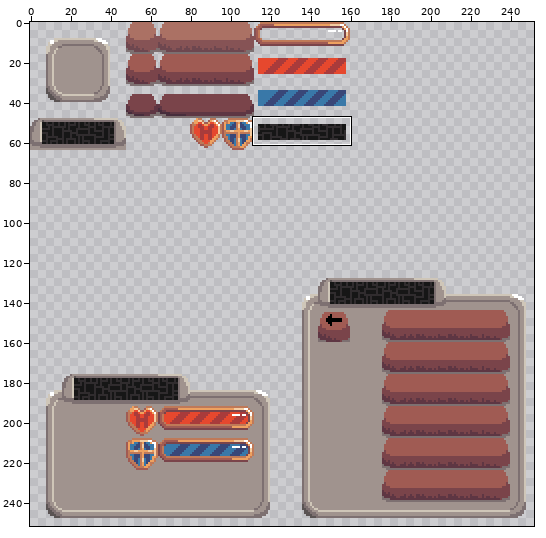
Sprite sheet -- Alchemy Engines/assets/UI.png. The first picture is a wide view before the edit; the outline marks the close-up.
Close-up. First the earlier version:
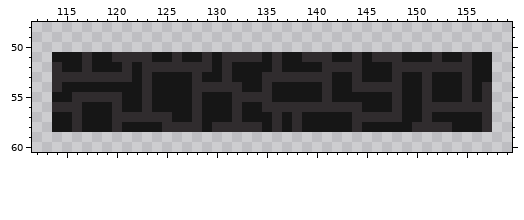
The file is 256x256 pixels. Shown: x 112..159, y 48..60. The wide view leaves out empty margins. The commit also changed other parts of the picture, which this record leaves out.
Once edited:
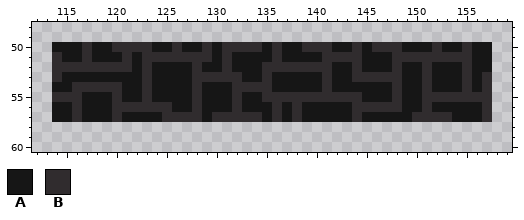
Palette (. is transparent): A #161616  B #302c2e
Edits made:
y 50: x 114..157 ............................................ -> AAABAABBBBAABAABABBBBABAABBBAABABBBAAABAABAA
y 51: x 114 A -> B; x 120 B -> A; x 122 B -> A; x 124..125 AA -> BB; x 127..128 AA -> BB; x 132..134 BBB -> AAA; x 139..140 BB -> AA; x 142..143 AA -> BB; x 146..147 BB -> AA; x 149..151 AAA -> BBB; x 153..154 AA -> BB
y 52: x 115..116 AA -> BB; x 118..120 AAA -> BBB; x 124..127 BBBB -> AAAA; x 129 B -> A; x 135 A -> B; x 137..140 AAAA -> BBBB; x 142..143 BB -> AA; x 149..150 BB -> AA; x 152..154 BBB -> AAA
y 53: x 115..121 BBBBBBB -> AAAAAAA; x 129..130 AA -> BB; x 132 A -> B; x 136..140 BBBBB -> AAAAA; x 145..147 AAA -> BBB; x 157 A -> B
y 54: x 114 B -> A; x 116..120 AAAAA -> BBBBB; x 129..131 BBB -> AAA; x 133..134 AA -> BB; x 144..147 BBBB -> AAAA
y 55: x 114..115 AA -> BB; x 117..119 BBB -> AAA; x 133..134 BB -> AA; x 136..140 AAAAA -> BBBBB; x 142..144 AAA -> BBB; x 152..154 AAA -> BBB; x 156 A -> B
y 56: x 114..115 BB -> AA; x 121..122 AA -> BB; x 124..125 AA -> BB; x 135 B -> A; x 137 B -> A; x 139..143 BBBBB -> AAAAA; x 145..147 AAA -> BBB; x 152..156 BBBBB -> AAAAA
y 57: x 121..124 BBBB -> AAAA; x 126..127 AA -> BB; x 130..131 AA -> BB; x 133..134 AA -> BB; x 145..148 BBBB -> AAAA; x 150 A -> B; x 152..153 AA -> BB
y 58: x 114..157 AABAAABAAAABBBBABBBBBABABAAAAABAAAAABBBBAAAB -> ............................................
Where, in picture pixels (left, top, right, bottom), the same in both close-ups:
changed: (52, 42, 492, 132)
